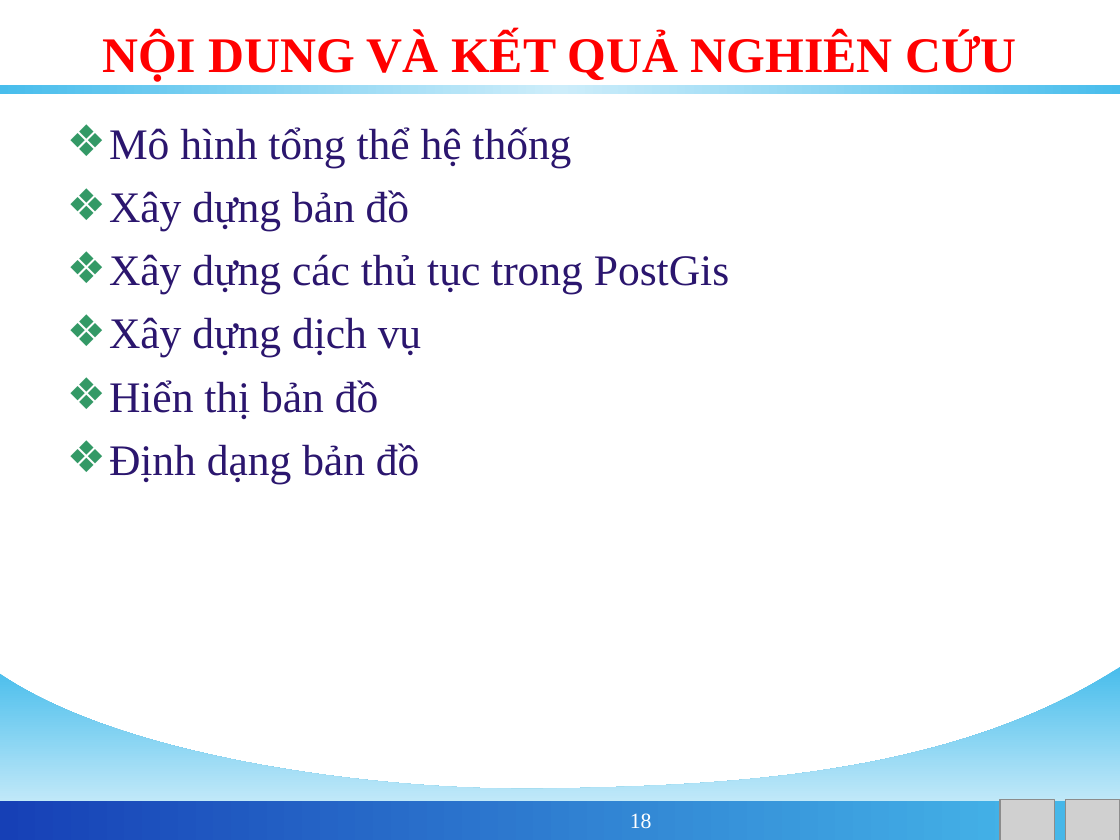
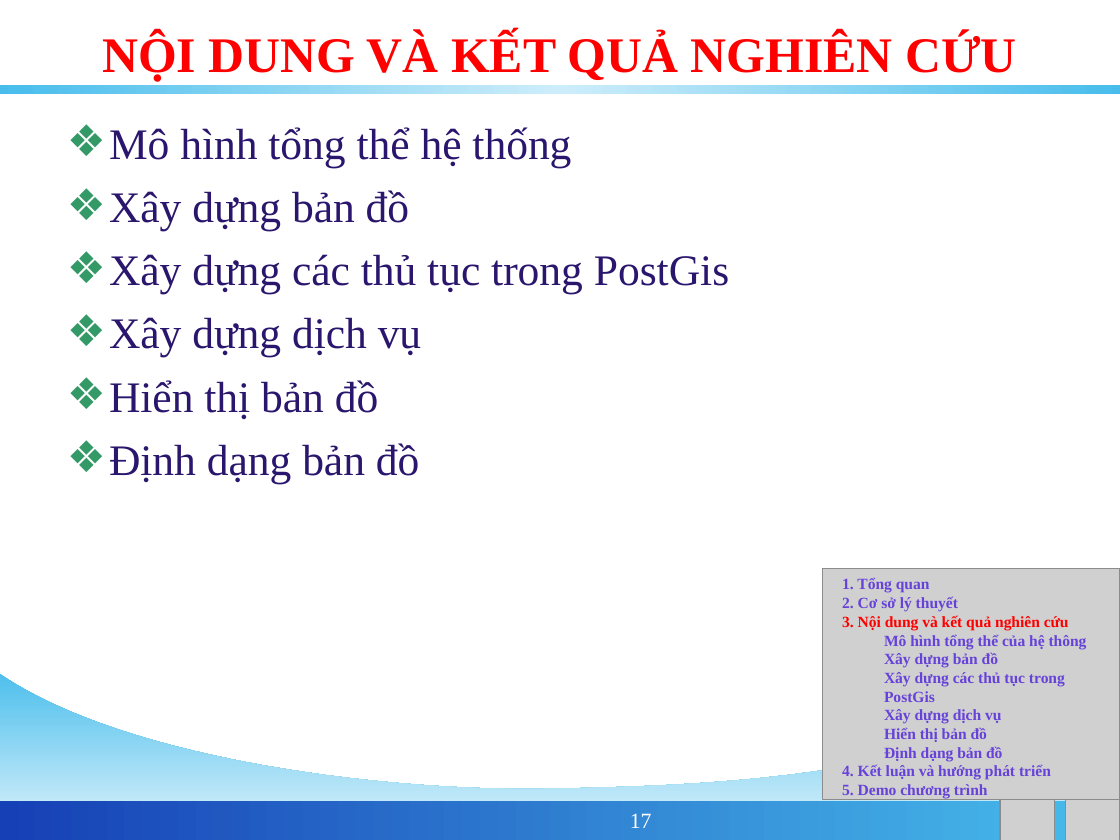
Before and after one commit to phamngsinh/cantho-webgis, a slide deck: slide 17 of Document/Bao Cao/BaoCaoLuanVan.ppt (slide 18 before the commit). Drawn at 1120x840 pixels with LibreOffice and Linux fonts; fonts in the diff are those of the drawing; grey boxes stand for pictures; background and template pictures are left out. Boxes give left, top, right and bottom in pixels: in the first picture for what was removed or moved away, otherwise in the second. Text is boxed around its words. In the diff, an @@ line names an element or a change of style, - is before the commit and + after.

```diff
--- a/Document/Bao Cao/BaoCaoLuanVan.ppt
+++ b/Document/Bao Cao/BaoCaoLuanVan.ppt
@@ picture added at [822,569,1120,800] @@
@@ text added at [842,578,1087,799], 10 pt, text #6642D9, bold @@
+1. Tổng quan
+2. Cơ sở lý thuyết
+3. Nội dung và kết quả nghiên cứu
+Mô hình tổng thể của hệ thông
+Xây dựng bản đồ
+Xây dựng các thủ tục trong PostGis
+Xây dựng dịch vụ
+Hiển thị bản đồ
+Định dạng bản đồ
+4. Kết luận và hướng phát triển
+5. Demo chương trình
@@ page number at [630,813,652,828]: text changed @@
-18
+17
```
Also in this commit, not shown: 23 other slides changed, 1 slide added, 1 slide removed.
